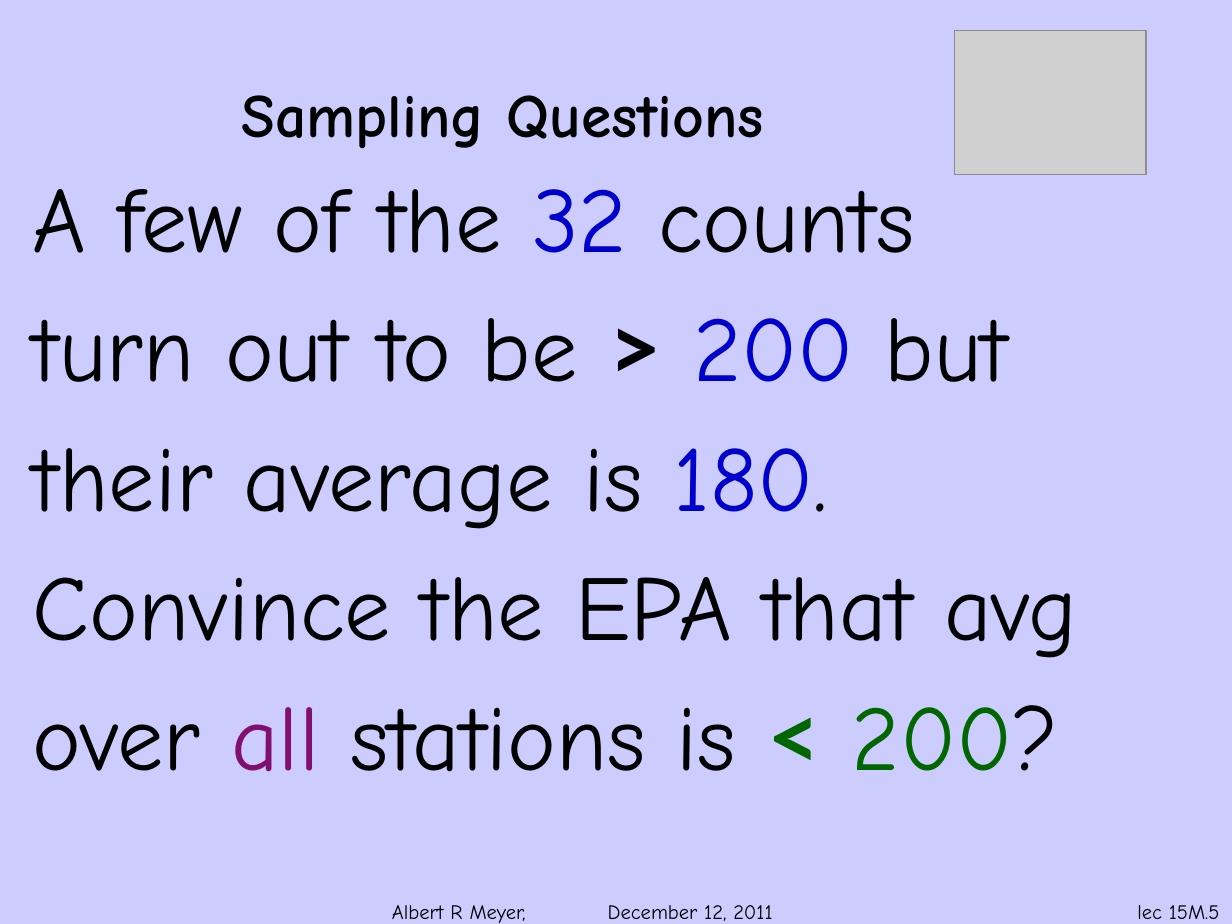
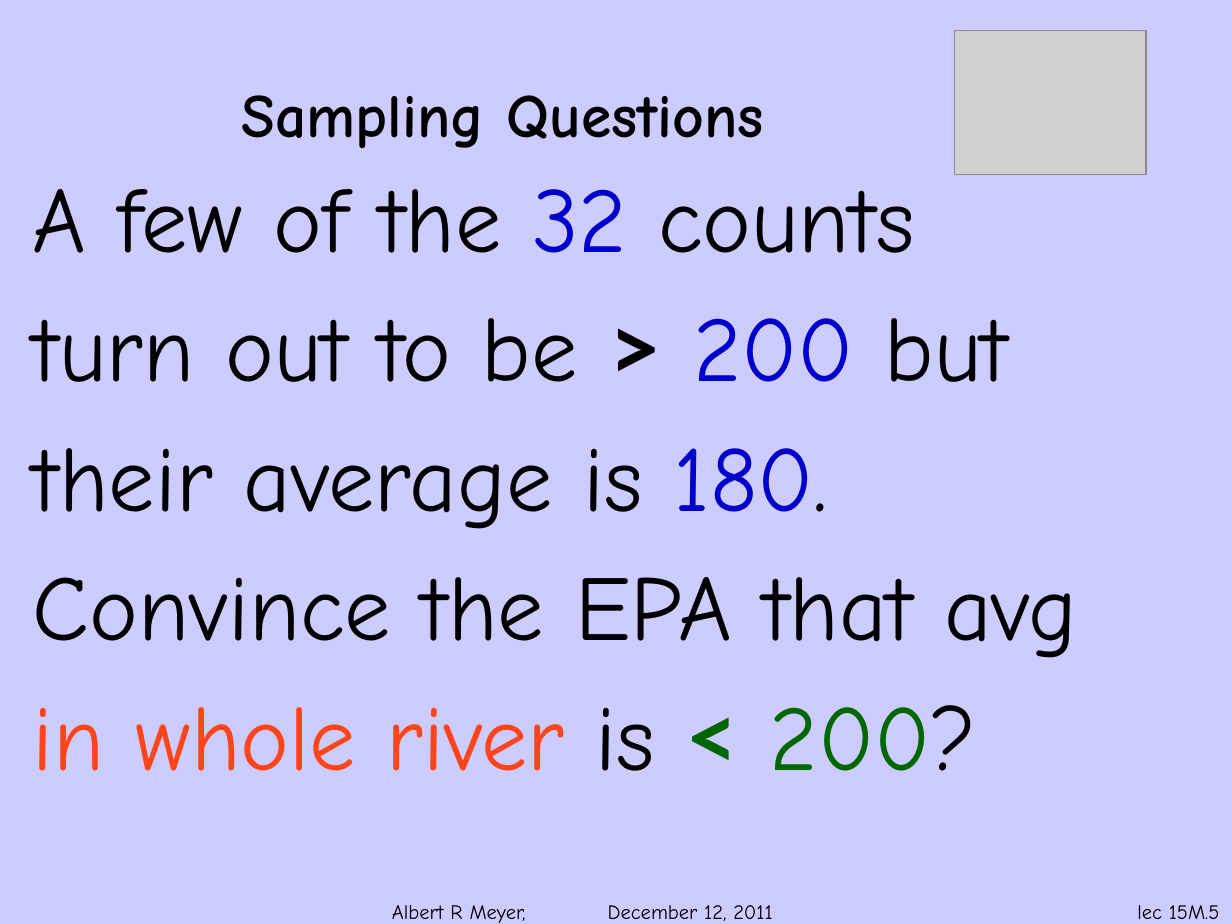
Before and after one commit to armeyer/mcs_web, a slide deck: slide 5 of fall11/slidesF11/slides15m.pptx. Drawn at 1232x924 pixels with LibreOffice and Linux fonts; fonts in the diff are those of the drawing; grey boxes stand for pictures; background and template pictures are left out. Boxes give left, top, right and bottom in pixels: in the first picture for what was removed or moved away, otherwise in the second. Text is boxed around its words. In the diff, an @@ line names an element or a change of style, - is before the commit and + after.

```diff
--- a/fall11/slidesF11/slides15m.pptx
+++ b/fall11/slidesF11/slides15m.pptx
@@ text at <box>33,705,977,771</box>: text changed; text colour #000000 to #FF4519 @@
-over all stations is < 200?
+in whole river is < 200?
```
Also in this commit, not shown: 13 other slides changed.
